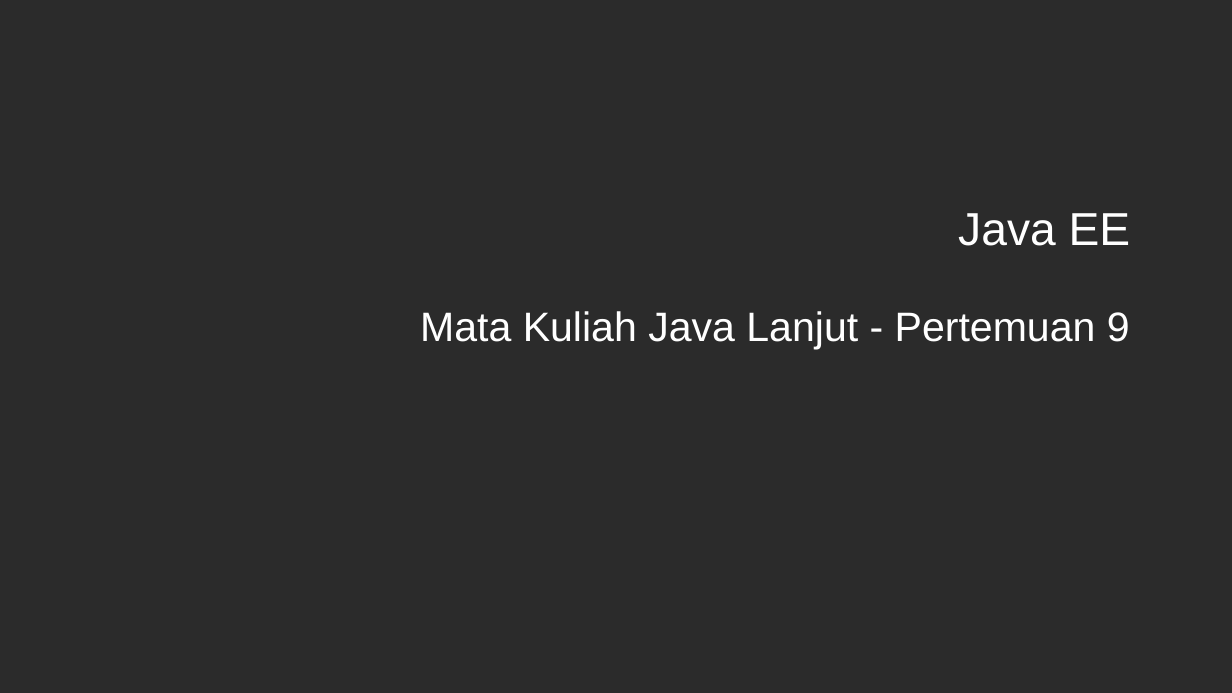
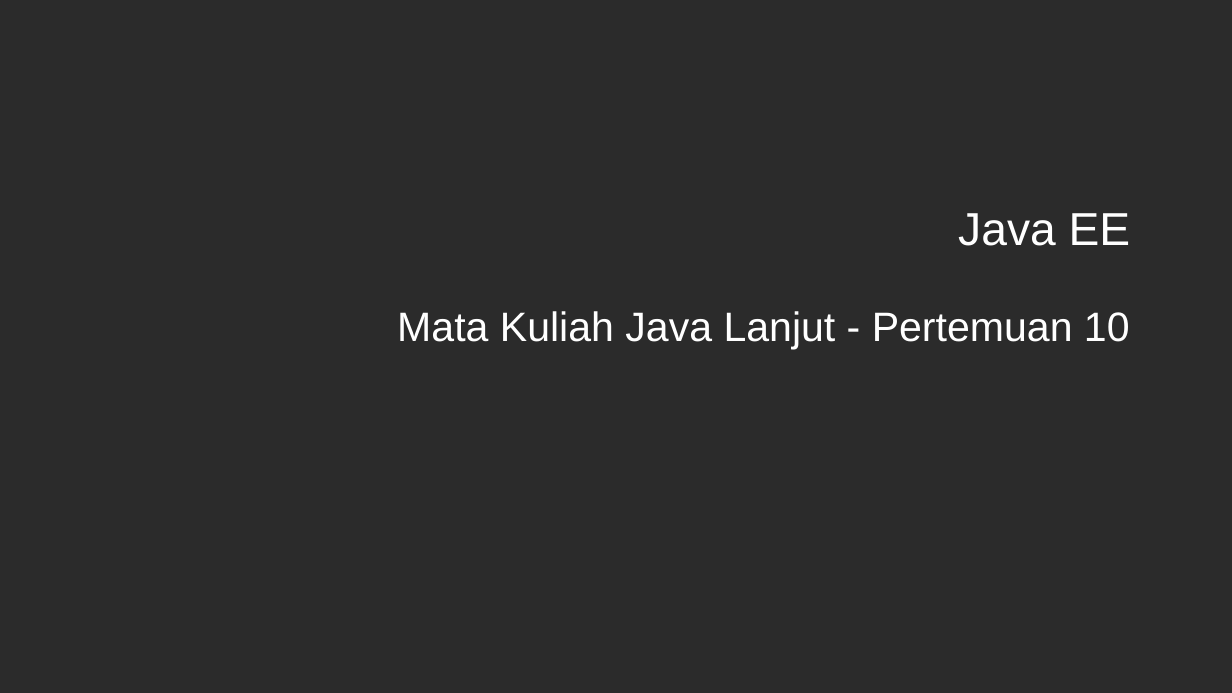
Before and after one commit to ruang-belajar/java-ee, a slide deck: slide 1 of docs/res/Java EE - Pertemuan 10.pptx. Drawn at 1232x693 pixels with LibreOffice and Linux fonts; fonts in the diff are those of the drawing; background and template pictures are left out; a plain dark background stands for a picture behind light text. Boxes give left, top, right and bottom in pixels: in the first picture for what was removed or moved away, otherwise in the second. Text is boxed around its words. In the diff, an @@ line names an element or a change of style, - is before the commit and + after.

```diff
--- a/docs/res/Java EE - Pertemuan 10.pptx
+++ b/docs/res/Java EE - Pertemuan 10.pptx
@@ subtitle at [397, 311, 1130, 349]: text changed @@
-Mata Kuliah Java Lanjut - Pertemuan 9
+Mata Kuliah Java Lanjut - Pertemuan 10
```
Also in this commit, not shown: 1 other slide changed, 2 other files.
